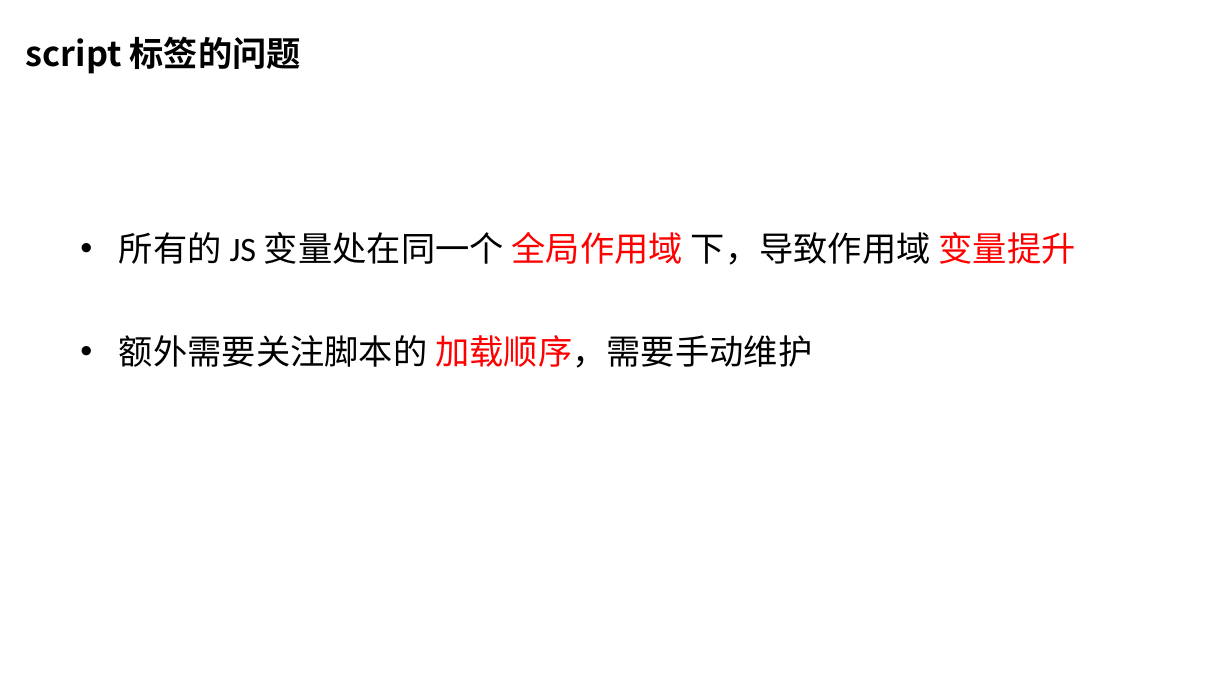
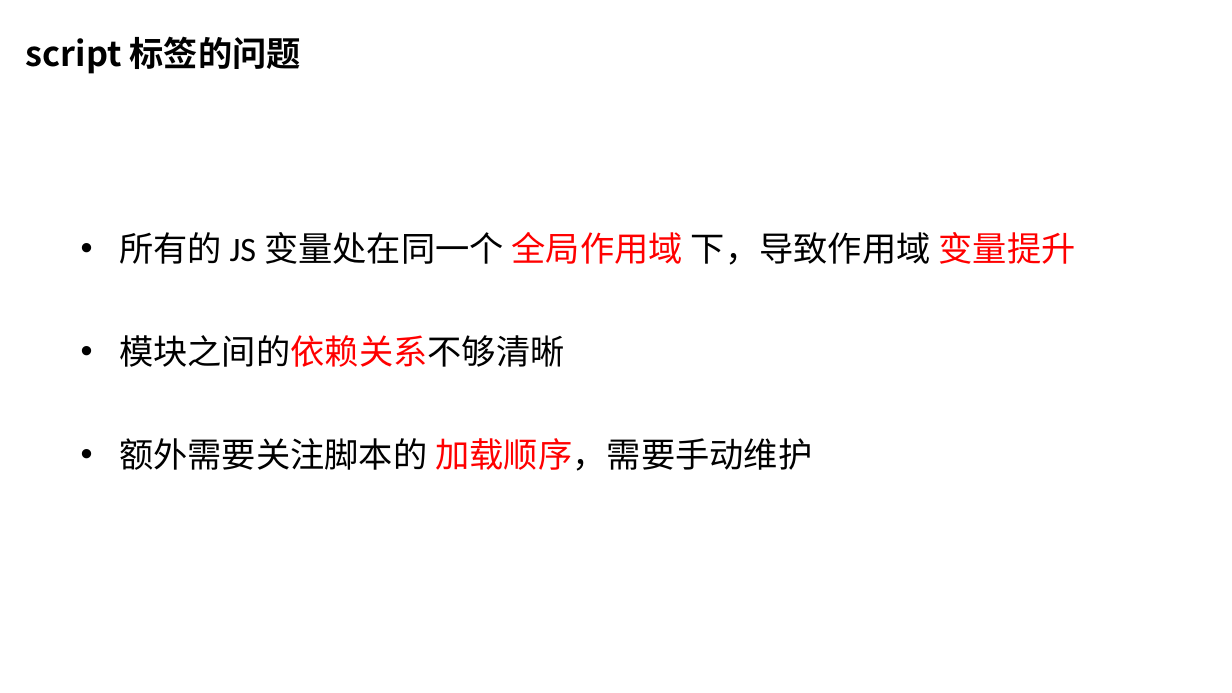
Before and after one commit to chasingsnail/study-blog, a slide deck: slide 5 of 封装库&笔记/前端模块化分享/前端模块化.pptx. Drawn at 1232x693 pixels with LibreOffice and Linux fonts; fonts in the diff are those of the drawing; background and template pictures are left out. Boxes give left, top, right and bottom in pixels: in the first picture for what was removed or moved away, otherwise in the second. Text is boxed around its words. In the diff, an @@ line names an element or a change of style, - is before the commit and + after.

Commit message:
模块化分享稿整理

```diff
--- a/封装库&笔记/前端模块化分享/前端模块化.pptx
+++ b/封装库&笔记/前端模块化分享/前端模块化.pptx
@@ text at <box>119,335,565,367</box>: paragraph added @@
+• 模块之间的依赖关系不够清晰
```
Also in this commit, not shown: 4 other slides changed, 2 other files.
